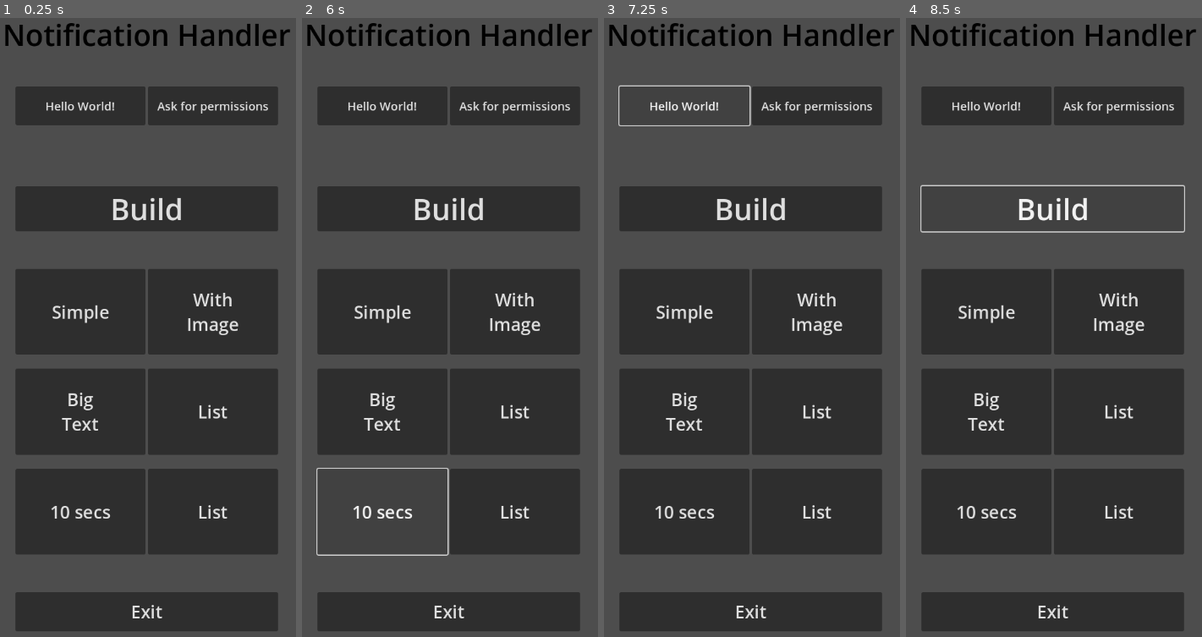
Above: before the commit, frames 1-4 (left to right).
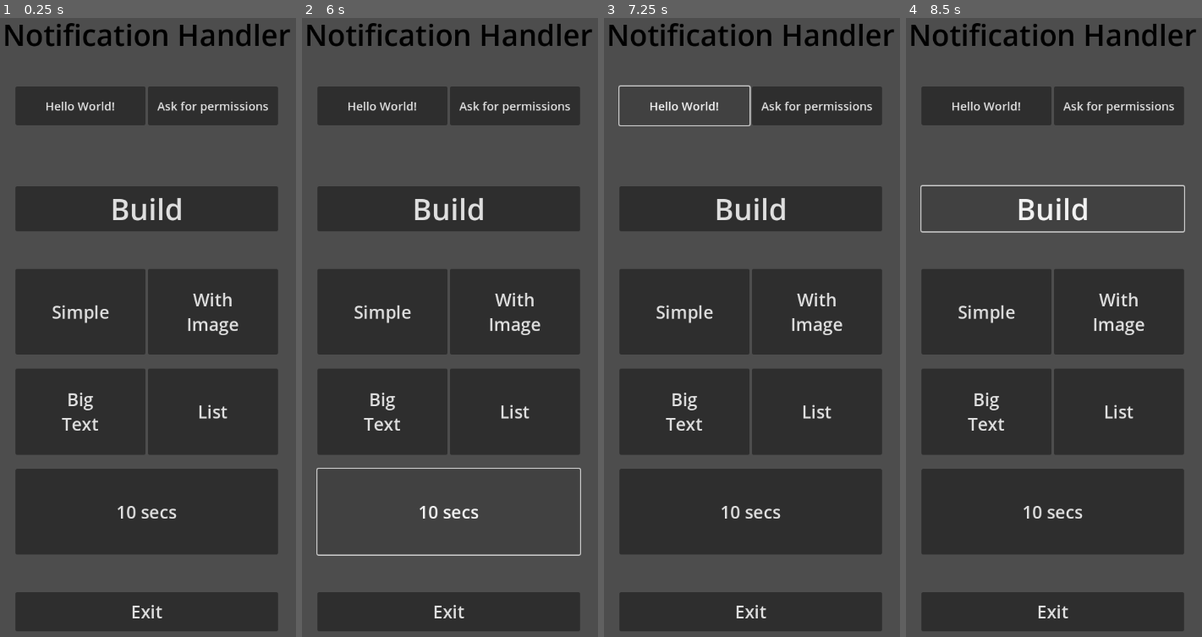
Above: after the commit, the same moments.

Repository: marcosdima/NotificationHandler
Game: Godot game, scene res://main.tscn
The game is run twice, just before and just after one commit, with the same random seed, the same clock (stepped at 60 frames per second) and the same inputs.
Inputs:
- Up to frame 1 (0.25 s): no input
- Up to frame 2 (6 s): click "List" at 0.5 s; click "Hello World!" at 1.25 s; click "Ask for permissions" at 2 s; click "Build" at 2.75 s; click "Simple" at 3.5 s; click "With Image" at 4.25 s; click "Big Text" at 5 s; click "10 secs" at 5.75 s
- Up to frame 3 (7.25 s): click "Hello World!" at 6.5 s
- Up to frame 4 (8.5 s): click "Ask for permissions" at 7.25 s; click "Build" at 8 s

The runs differ from the first frame. In frame 1, 0.6% of the frame differs, in the area x 17-77%, y 72-87%; in frame 2, 0.8%, in the area x 17-95%, y 72-87%; in frame 3, 0.6%; in frame 4, 0.6%.

Commit message:
update demo

Diff:
--- a/plugin/demo/main.tscn
+++ b/plugin/demo/main.tscn
@@ -148,13 +148,6 @@
 theme_override_font_sizes/font_size = 30
 text = "10 secs"
 
-[node name="List" type="Button" parent="ScrollContainer/VBoxContainer/Fourth2/HBoxContainer"]
-layout_mode = 2
-size_flags_horizontal = 3
-theme_override_font_sizes/font_size = 30
-text = "List
-"
-
 [node name="Last" type="MarginContainer" parent="ScrollContainer/VBoxContainer"]
 layout_mode = 2
 size_flags_vertical = 3
@@ -177,5 +170,4 @@
 [connection signal="pressed" from="ScrollContainer/VBoxContainer/Fourth/HBoxContainer/Big" to="." method="_on_big_pressed"]
 [connection signal="pressed" from="ScrollContainer/VBoxContainer/Fourth/HBoxContainer/List" to="." method="_on_list_pressed"]
 [connection signal="pressed" from="ScrollContainer/VBoxContainer/Fourth2/HBoxContainer/TenSeconds" to="." method="_on_ten_seconds_pressed"]
-[connection signal="pressed" from="ScrollContainer/VBoxContainer/Fourth2/HBoxContainer/List" to="." method="_on_list_pressed"]
 [connection signal="pressed" from="ScrollContainer/VBoxContainer/Last/Exit" to="." method="_on_exit_pressed"]
--- a/plugin/demo/project.godot
+++ b/plugin/demo/project.godot
@@ -12,7 +12,7 @@
 
 config/name="demo"
 run/main_scene="uid://b1xcw1ho7qdy8"
-config/features=PackedStringArray("4.4", "Mobile")
+config/features=PackedStringArray("4.5", "Mobile")
 config/icon="res://icon.svg"
 
 [display]
